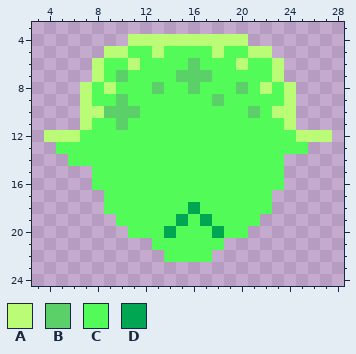
Two states of a pixel-art sprite, packages/nouns-img-permutator/assets/layer-3/head-alien.png. The picture above is the old version.
The file is 32x32 pixels. Shown: x 3..28, y 3..24.
Palette (. is transparent): A #bbfc76  B #5bd068  C #53fb58  D #00a651
Pixels before, first column x 4:
 4 .......AAAAAAAAAA.......
 5 .....AACCACCCCACCAA.....
 6 ....ACCACCCCBCCCACCA....
 7 ....ACBCCCCBBBCCCCCA....
 8 ...ACACCCBCCBCCCBCACA...
 9 ...ACCBCCCCCCCBCCCCCA...
10 ...AABBBCCCCCCCCCBCAA...
11 ...ACCBCCCCCCCCCCCCCA...
12 AAACCCCCCCCCCCCCCCCCCAAA
13 .CCCCCCCCCCCCCCCCCCCCC..
14 ..CCCCCCCCCCCCCCCCCC....
15 ....CCCCCCCCCCCCCCCC....
16 ....CCCCCCCCCCCCCCCC....
17 .....CCCCCCCCCCCCCC.....
18 .....CCCCCCCDCCCCCC.....
19 ......CCCCCDCDCCCC......
20 .......CCCDCCCDCC.......
21 .........CCCCCC.........
22 ..........CCCC..........
Now the later version:
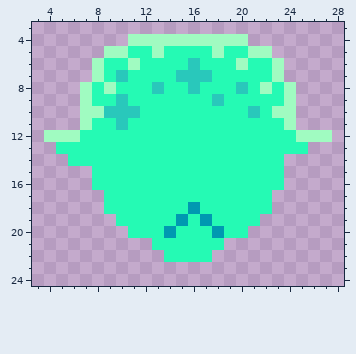
Edits made:
colour A: #bbfc76 -> #a0fbc1
colour B: #5bd068 -> #29c8bb
colour C: #53fb58 -> #25fab4
colour D: #00a651 -> #0098b1
